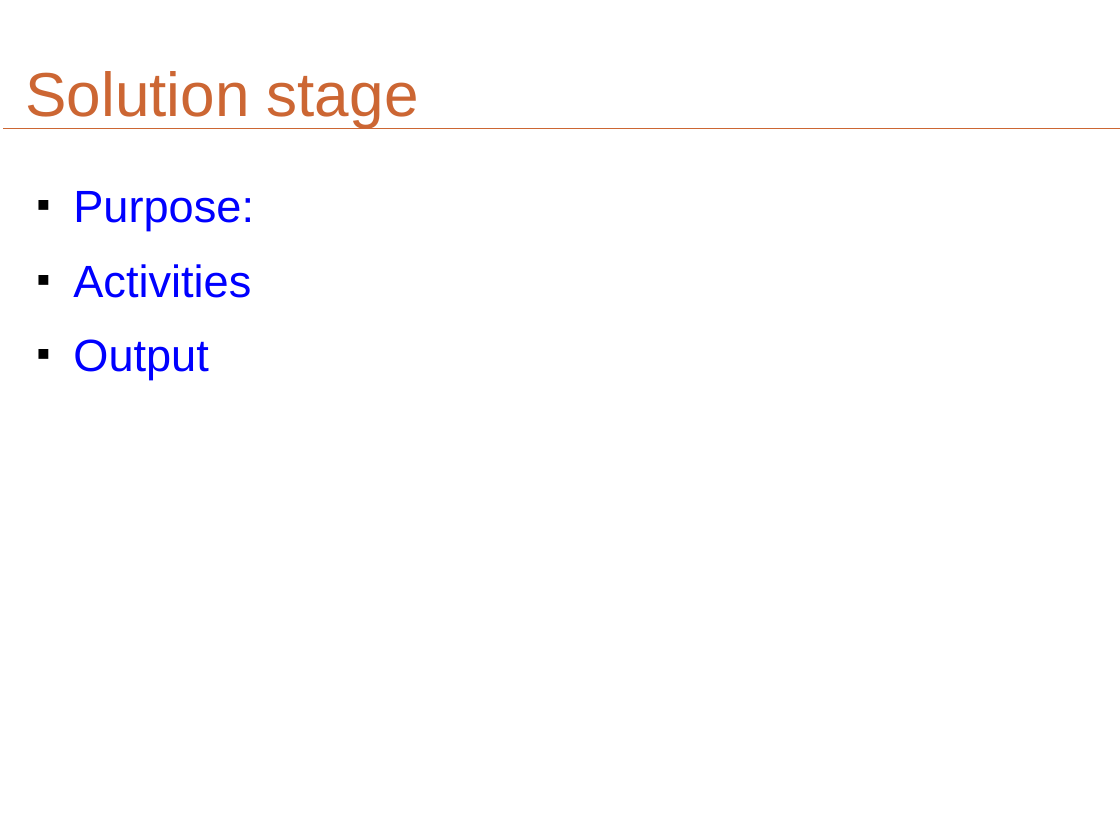
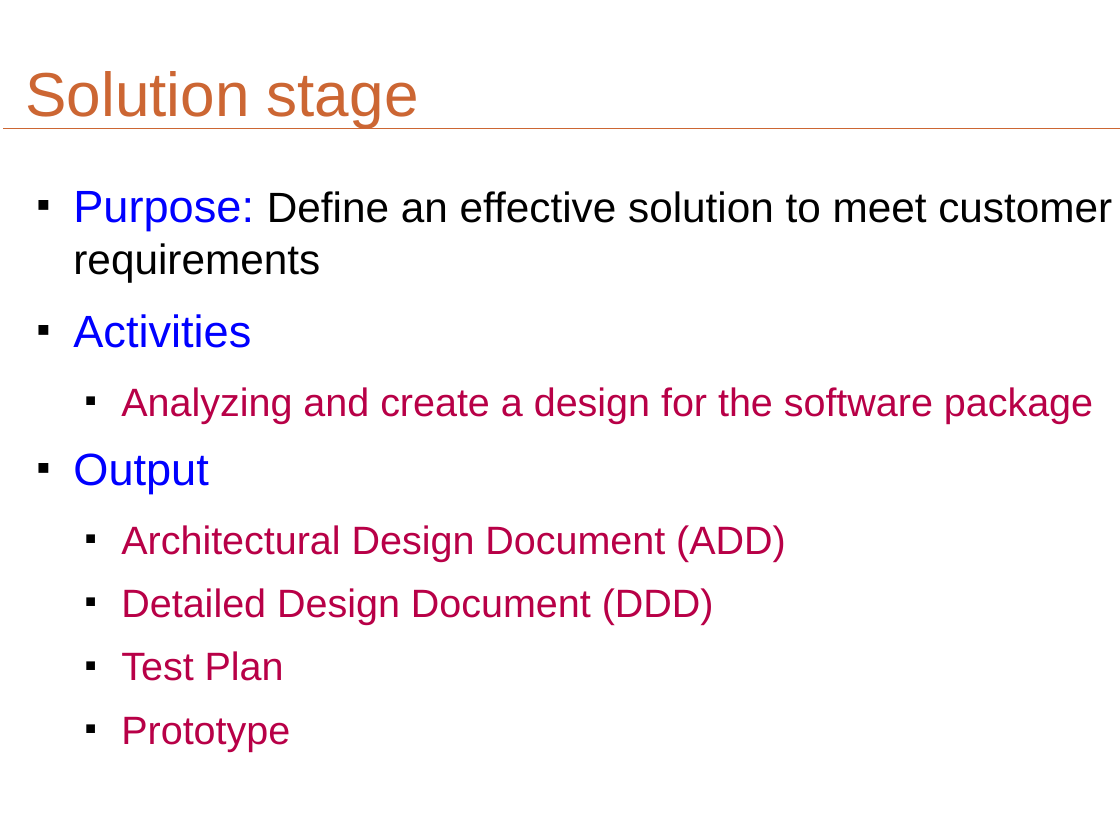
Before and after one commit to shindo59/open-ones, a slide deck: slide 7 of trunk/SDP/Wip/Document/Slide/SDP_SDLC.odp. Drawn at 1120x840 pixels with LibreOffice and Linux fonts; fonts in the diff are those of the drawing. Boxes give left, top, right and bottom in pixels: in the first picture for what was removed or moved away, otherwise in the second. Text is boxed around its words. In the diff, an @@ line names an element or a change of style, - is before the commit and + after.

```diff
--- a/trunk/SDP/Wip/Document/Slide/SDP_SDLC.odp
+++ b/trunk/SDP/Wip/Document/Slide/SDP_SDLC.odp
@@ text at <box>73,191,1112,282</box>: text changed; size 32 to 30 pt; text colour #0000FF to #000000 @@
-■ Purpose:
+■ Purpose: Define an effective solution to meet customer requirements
@@ text at <box>121,387,1093,424</box>: paragraph added @@
+  ■ Analyzing and create a design for the software package
@@ text at <box>121,525,786,752</box>: paragraphs added @@
+  ■ Architectural Design Document (ADD)
+  ■ Detailed Design Document (DDD)
+  ■ Test Plan
+  ■ Prototype
```
Also in this commit, not shown: 5 other slides changed, 5 slides added, 2 slides removed, 2 other files.
